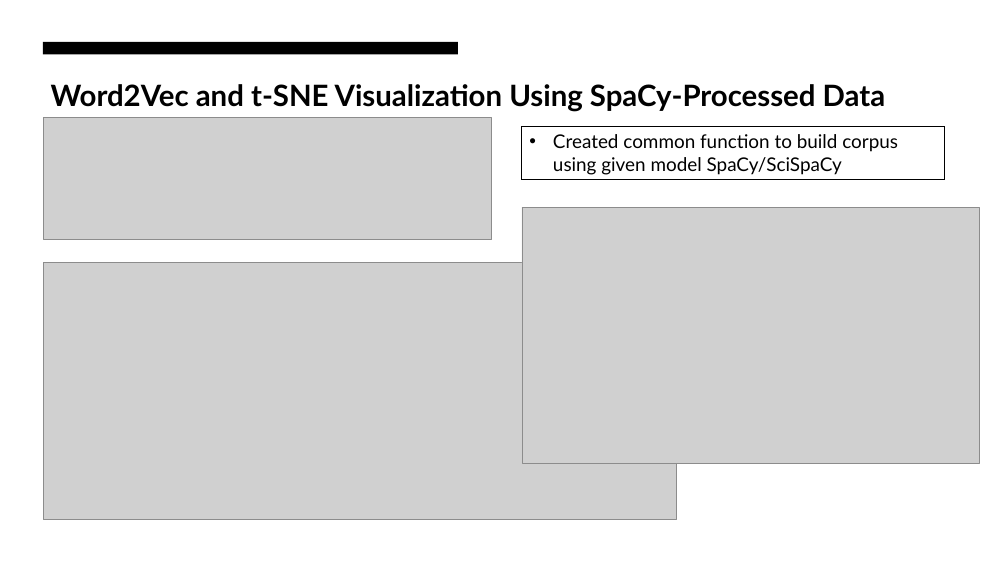
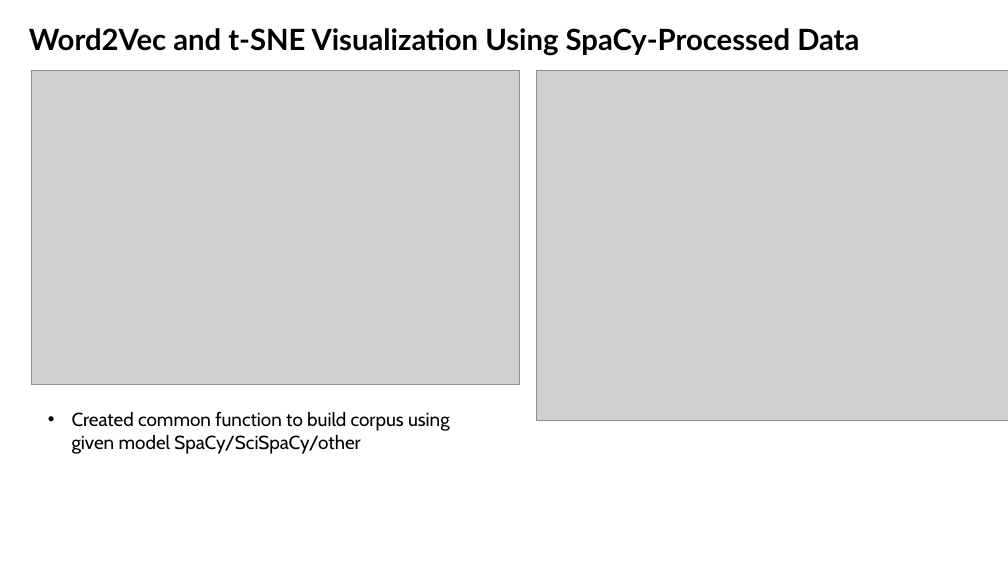
Before and after one commit to AnkitaSavaliya/AIH, a slide deck: slide 7 of MIMIC-III_NLP.pptx. Drawn at 1008x567 pixels with LibreOffice and Linux fonts; fonts in the diff are those of the drawing; grey boxes stand for pictures. Boxes give left, top, right and bottom in pixels: in the first picture for what was removed or moved away, otherwise in the second. Text is boxed around its words. In the diff, an @@ line names an element or a change of style, - is before the commit and + after.

```diff
--- a/MIMIC-III_NLP.pptx
+++ b/MIMIC-III_NLP.pptx
@@ title "Word2Vec and t-SNE Visualization Using ...": place and size @@
-title "Word2Vec and t-SNE Visualization Using ..." at (51,84,885,111)
+title "Word2Vec and t-SNE Visualization Using ..." at (29,28,859,56)
@@ title "Word2Vec and t-SNE Visualization Using ..." at (29,28,859,56): size 28 to 27.9 pt; line spacing 1 to 0.9; less space between paragraphs @@
@@ rectangle removed at (43,42,458,54) @@
@@ picture added at (31,70,520,385) @@
@@ picture: place and size @@
-picture at (522,207,979,464)
+picture at (537,70,1008,421)
@@ picture removed at (43,118,492,240) @@
@@ picture removed at (43,263,677,520) @@
@@ text "Created common function to build ...": place and size @@
-text "Created common function to build ..." at (522,126,944,180)
+text "Created common function to build ..." at (72,411,450,454)
@@ text "Created common function to build ..." at (72,411,450,454): outline #000000 1 pt to none @@
@@ text at (72,411,450,454): text changed; font Lato to Cabin @@
-• Created common function to build corpus using given model SpaCy/SciSpaCy
+• Created common function to build corpus using given model SpaCy/SciSpaCy/other
```
Also in this commit, not shown: 9 other slides changed, 15 slides added, 6 slides removed, 3 other files.
